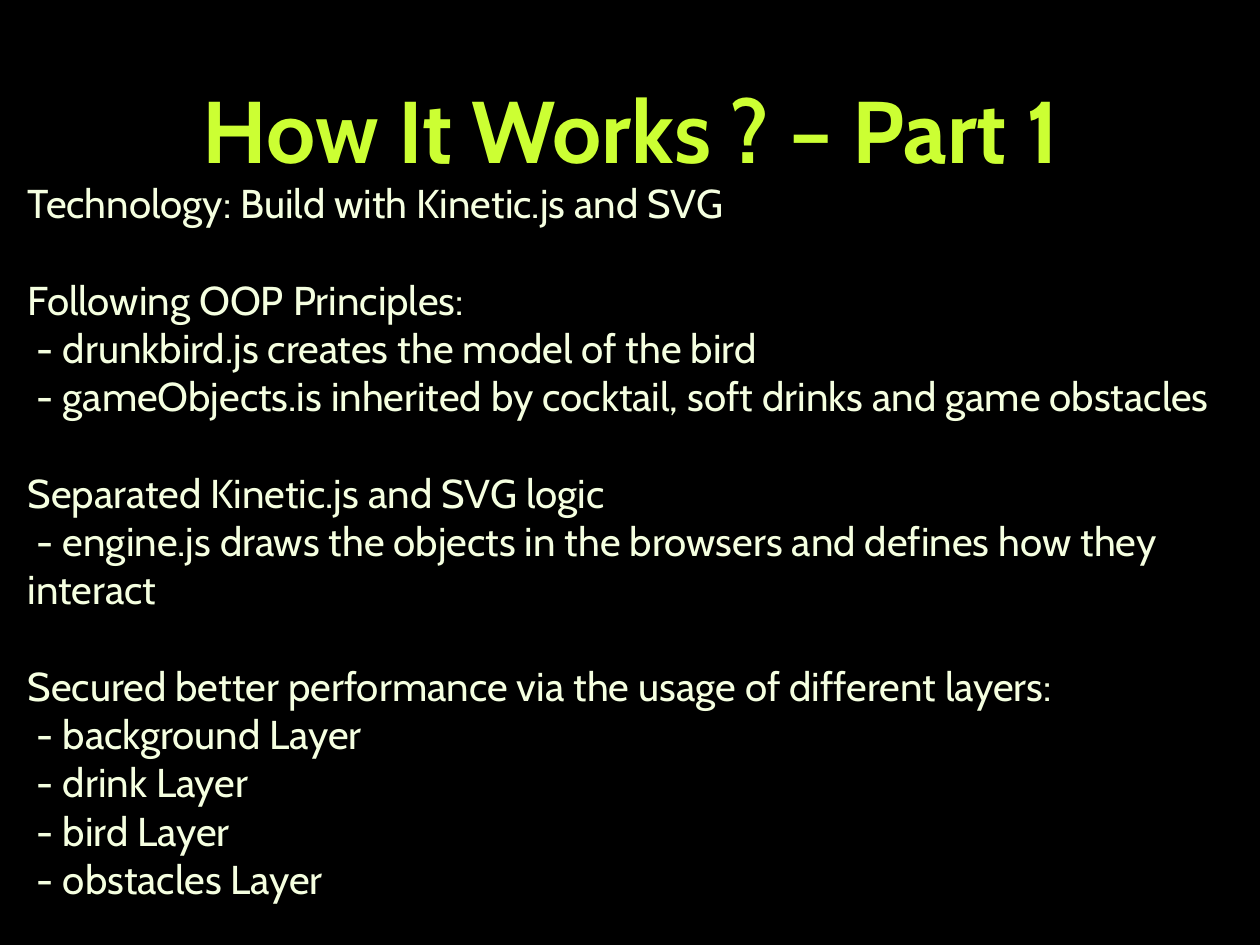
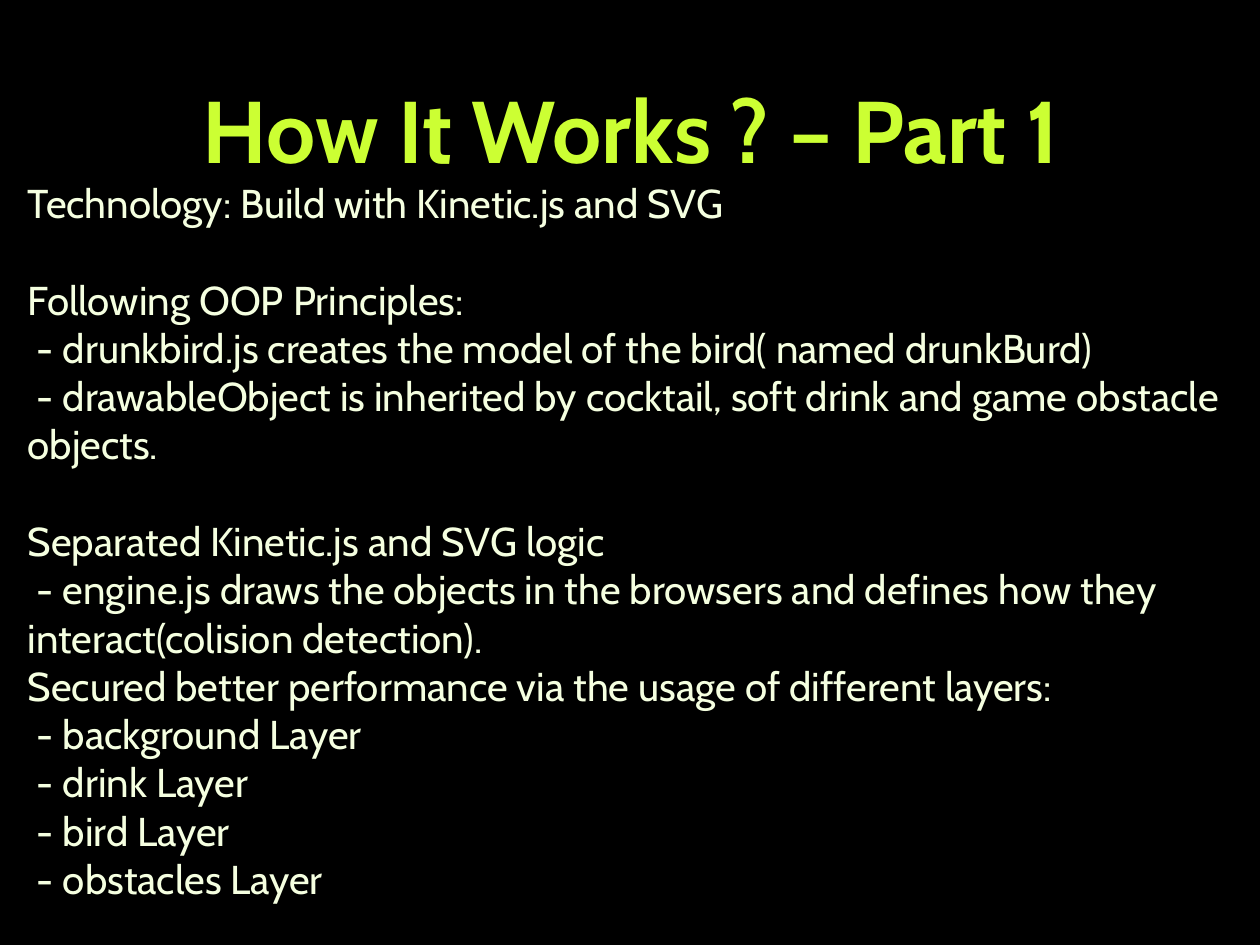
Before and after one commit to Spurch/TeamSazerac, a slide deck: slide 4 of TeamSazerac.pptx. Drawn at 1260x945 pixels with LibreOffice and Linux fonts; fonts in the diff are those of the drawing; background and template pictures are left out. Boxes give left, top, right and bottom in pixels: in the first picture for what was removed or moved away, otherwise in the second. Text is boxed around its words. In the diff, an @@ line names an element or a change of style, - is before the commit and + after.

Commit message:
Small edit

```diff
--- a/TeamSazerac.pptx
+++ b/TeamSazerac.pptx
@@ text at bbox=[28, 332, 1219, 469]: text changed @@
-- drunkbird.js creates the model of the bird
-- gameObjects.is inherited by cocktail, soft drinks and game obstacles
+- drunkbird.js creates the model of the bird( named drunkBurd)
+- drawableObject is inherited by cocktail, soft drink and game obstacle objects.
@@ text at bbox=[28, 573, 1157, 659]: text changed @@
-- engine.js draws the objects in the browsers and defines how they interact
+- engine.js draws the objects in the browsers and defines how they interact(colision detection).
```
Also in this commit, not shown: 1 other slide changed.
